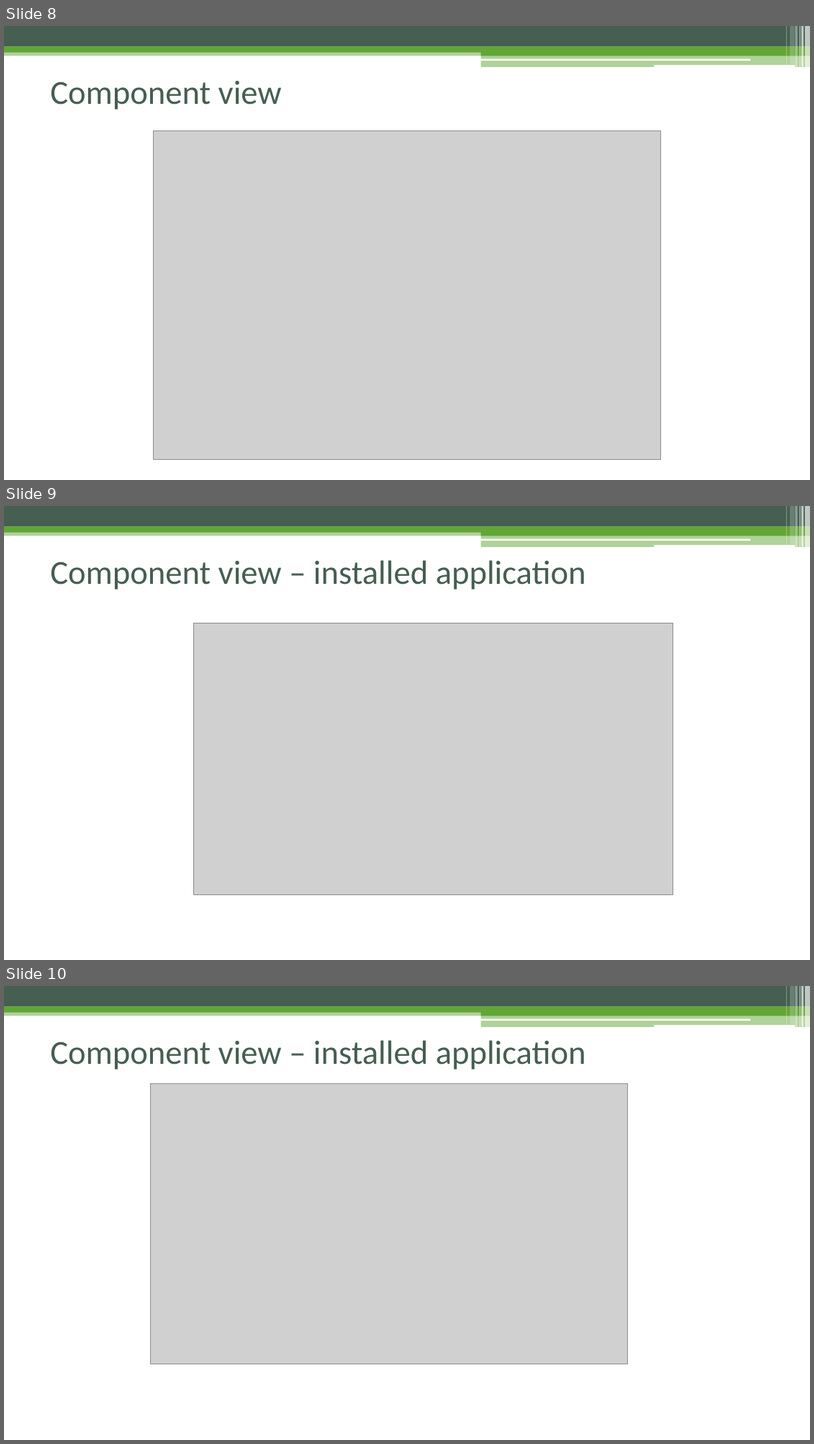
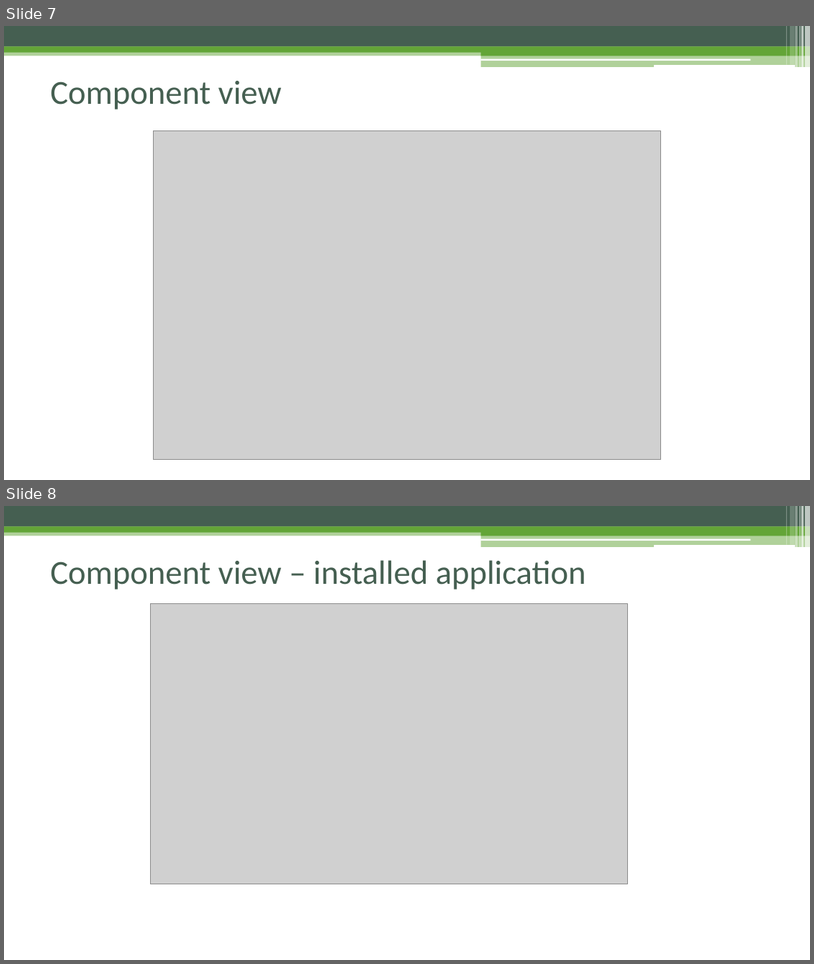
Before and after one commit to Trik17/TricaricoSantambrogioPaticchio, a slide deck: ProjectPresentation.pptx. Shown one above the other, each under a label of ours: slides 8, 9 and 10 before the commit, slides 7 and 8 after it. The pictures are 814x1444 and 814x964 pixels, drawn with LibreOffice and Linux fonts; fonts in the diff are those of the drawing; grey boxes stand for pictures. Boxes give left, top, right and bottom in pixels: in the first picture for what was removed or moved away, otherwise in the second. Text is boxed around its words. In the diff, an @@ line names an element or a change of style, - is before the commit and + after.

```diff
--- a/ProjectPresentation.pptx
+++ b/ProjectPresentation.pptx
@@ slide 9 removed at [4,506,810,960], background #FFFFFF; not listed: 13 template elements that a slide beside it also shows @@
@@ title removed at [50,560,586,590] @@
-Component view – installed application
@@ picture removed at [193,623,673,895] @@
@@ what was slide 8 is now slide 7 @@
@@ what was slide 10 is now slide 8 @@
```
Also in this commit, not shown: 3 other slides removed.
